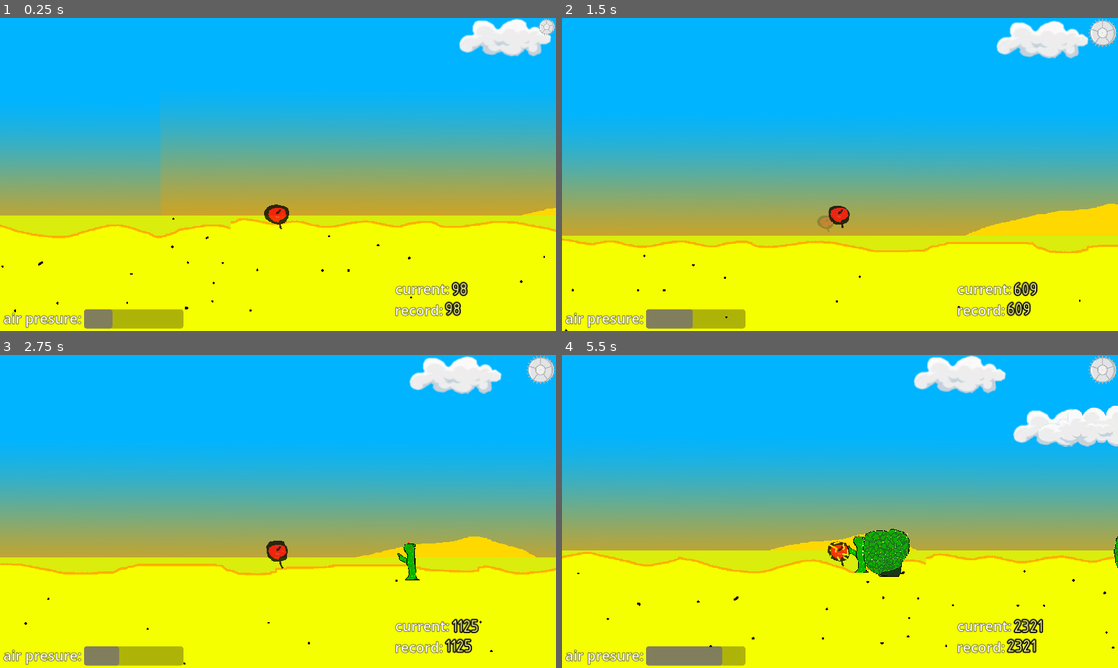
Above: before the commit, frames 1-4 (two rows, left to right).
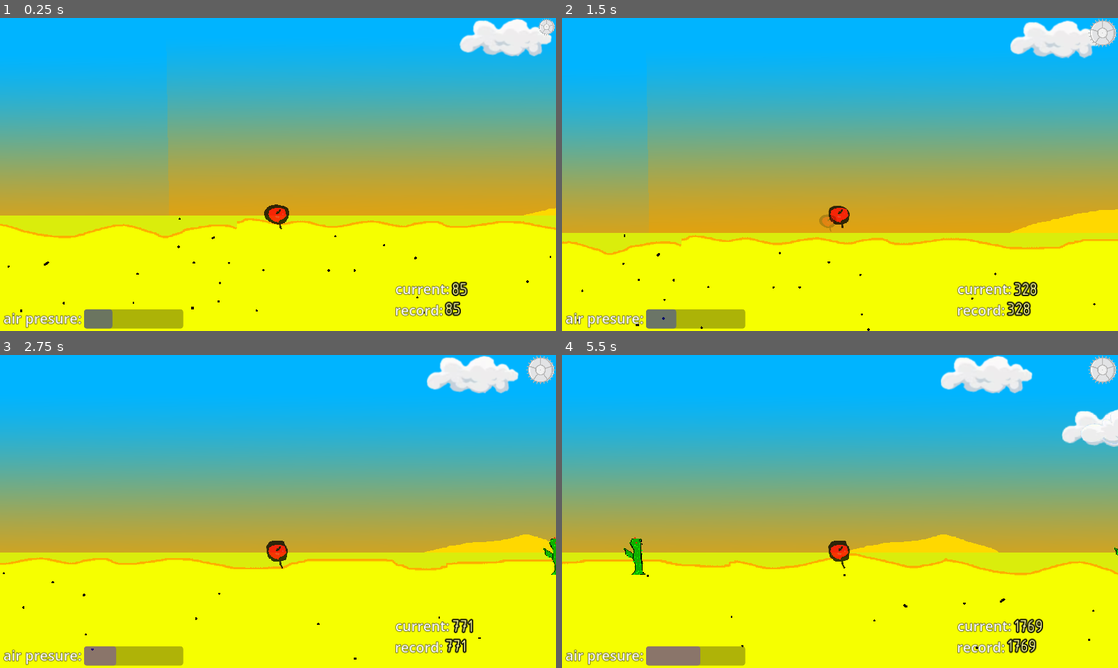
Above: after the commit, the same moments.

Repository: Nazarwadim/Sharik_fly
Game: Godot game, scene res://scenes/game/game.tscn
Two runs of this game, one before a commit and one after it. Both use one fixed random seed, a clock stepped at 60 frames per second and the inputs below. Sound files missing from this copy of the repository are replaced by a short silence.
Inputs (mouse positions are in pixels of both pictures, inside the frame that each line leads up to):
- Up to frame 1 (0.25 s): no input
- Up to frame 2 (1.5 s): click (1106, 27) at 0.5 s; hold Keypad 8 (up) from 1.28 s (still down)
- Up to frame 3 (2.75 s): release Keypad 8 (up) at 2.03 s; hold Keypad 2 (down) from 2.03 s (still down)
- Up to frame 4 (5.5 s): release Keypad 2 (down) at 2.78 s; hold Keypad 8 (up) 2.78-4.28 s; hold Keypad 2 (down) from 4.28 s (still down)

The runs differ from the first frame. In frame 1, 45% of the frame differs, in the area x 0-100%, y 0-96%; in frame 2, 52%, in the area x 0-100%, y 0-100%; in frame 3, 47%; in frame 4, 45%.

Commit message:
Add sounds and restart button

Diff:
--- a/project.godot
+++ b/project.godot
@@ -10,7 +10,7 @@
 
 [application]
 
-config/name="DinoChrom"
+config/name="Sharic_run"
 run/main_scene="res://scenes/game/game.tscn"
 config/features=PackedStringArray("4.1", "GL Compatibility")
 config/icon="res://icon.svg"
--- a/scenes/Level/Clouds/cloud.gd
+++ b/scenes/Level/Clouds/cloud.gd
@@ -3,5 +3,5 @@
 
 
 func _on_visible_on_screen_notifier_2d_screen_exited():
-	await get_tree().create_timer(16)
+	await get_tree().create_timer(16).timeout
 	queue_free()
--- a/scenes/Level/level.gd
+++ b/scenes/Level/level.gd
@@ -5,8 +5,7 @@
 signal on_kaktus_generate
 signal on_cloud_generate
 
-func _ready() -> void:
-	RandomNumberGenerator.new()
+
 
 func on_generate_timer_timeout() -> void:
 	$Kaktuses_generator/Timer.wait_time = kaktuses_generation_frequency_distance / player.speed
@@ -23,3 +22,8 @@
 func _on_player_on_died():
 	$Cloud_Paralax/Timer.stop()
 	$Kaktuses_generator/Timer.stop()
+
+
+func _on_player_on_restart():
+	$Cloud_Paralax/Timer.start()
+	$Kaktuses_generator/Timer.start()
--- a/scenes/Level/level.tscn
+++ b/scenes/Level/level.tscn
@@ -34,13 +34,12 @@
 
 [node name="TextureRect" type="TextureRect" parent="ParallaxBackground/sky_layer"]
 texture_filter = 1
-offset_left = -8.0
-offset_top = -704.0
-offset_right = 2504.0
+offset_left = -10.0
+offset_top = -921.0
+offset_right = 2502.0
 offset_bottom = 232.0
-rotation = -0.00853518
+rotation = -0.0161228
 texture = ExtResource("12_hfnh4")
-metadata/_edit_lock_ = true
 
 [node name="mountain_layer" type="ParallaxLayer" parent="ParallaxBackground"]
 motion_scale = Vector2(0.3, 0.3)
--- a/scenes/Player/AirPresure.gd
+++ b/scenes/Player/AirPresure.gd
@@ -4,7 +4,7 @@
 @export var ball:Player
 
 func _physics_process(delta) -> void:
-	if ball.air_presure < 0:
+	if ball.air_presure <= 0:
 		block_airpresure_up = true
 	if ball.air_presure > 50:
 		block_airpresure_up = false
@@ -17,4 +17,4 @@
 		ball.air_presure = move_toward( ball.air_presure, 100, ball.air_presure_restoration_while_down * delta)
 
 	if ball.current_state == ball.state.up:
-		ball.air_presure -= ball.air_presure_decrease_decrease * delta
+		ball.air_presure -= move_toward( 0 ,ball.air_presure , ball.air_presure_decrease_decrease * delta)
--- a/scenes/Player/AnimationSprite.gd
+++ b/scenes/Player/AnimationSprite.gd
@@ -13,5 +13,3 @@
 		play("down")
 	elif state == ball.state.die:
 		play("die")
-	else:
-		printerr("Error in Player state. You add aditional state!!!! AnimatedSprite.gd 15")
--- /dev/null
+++ b/scenes/Player/Restart.gd
@@ -0,0 +1,22 @@
+extends Node
+var player:Player
+
+func _ready():
+	player = get_parent()
+
+func sharic_restart(continue_to_play:bool = false) -> void:
+	player.change_state( -1 )
+	player.process_mode = Node.PROCESS_MODE_INHERIT
+	player.visible = true
+	player.on_restart.emit()
+	continue_() if continue_to_play else restart()
+
+func restart():
+	player.air_presure = 20
+	player.speed = player.start_speed
+	player.speed_increase = player.start_speed_increase
+
+func continue_():
+	var tween = get_tree().create_tween()
+	# In development...
+	pass
--- /dev/null
+++ b/scenes/Player/SoundControler.gd
@@ -0,0 +1,24 @@
+extends Node
+
+func _on_player_on_state_changed(state):
+	var player:Player = get_parent()
+	if state == player.state.idle:
+		$UpSound.stop()
+		$DownSound.pitch_scale = $DownSound.stream.get_length() / (100 / player.air_presure_restoration)
+		$DownSound.play(abs( $DownSound.stream.get_length() * player.air_presure / 100 - 0.1 ))
+
+	elif state == player.state.down:
+		$UpSound.stop()
+		$DownSound.pitch_scale = $DownSound.stream.get_length() / (100 / player.air_presure_restoration_while_down)
+		$DownSound.play(abs($DownSound.stream.get_length() * player.air_presure / 100 - 0.1 ))
+
+	elif state == player.state.up:
+		$DownSound.stop()
+		$UpSound.pitch_scale = $UpSound.stream.get_length() / ( 100 / player.air_presure_decrease_decrease)
+		$UpSound.play( abs( $UpSound.stream.get_length() * (100 - player.air_presure) / 100 - 0.1 ) )
+
+	elif state == player.state.die:
+		$DownSound.stop()
+		$UpSound.stop()
+		$LopnuvSound.pitch_scale = randf_range(0.8, 1.2)
+		$LopnuvSound.play()
--- a/scenes/Player/player.gd
+++ b/scenes/Player/player.gd
@@ -1,16 +1,20 @@
 extends Area2D
 class_name Player
-@export var speed:float = 200
-@export var speed_increase:float = 1
+@export var start_speed:float = 200
+@export var start_speed_increase:float = 1
 @export var move_toward_y:float
 @export var air_presure:float = 20
 @export var air_presure_restoration:float = 30
 @export var air_presure_restoration_while_down:float = 40
 @export var air_presure_decrease_decrease:float = 70
-@onready var velocity = Vector2(speed, 0)
+@onready var velocity = Vector2(start_speed, 0)
 signal on_state_changed(state:state)
 signal on_died
-var current_state:state
+signal on_restart
+@onready var speed = start_speed
+@onready var speed_increase = start_speed_increase
+
+var current_state:state = -1
 var high_score:int
 
 enum state{
@@ -19,6 +23,10 @@
 	down,
 	die
 }
+
+
+func _ready():
+	change_state(state.idle)
 
 func _physics_process(delta) -> void:
 	if current_state == state.die:
@@ -35,6 +43,9 @@
 		current_state = state_
 		on_state_changed.emit(current_state)
 
+func restart(continue_to_play:bool):
+	$Restart.sharic_restart( continue_to_play )
+
 func save():
 	var save_dict ={
 		"high_score": high_score
--- a/scenes/Player/player.tscn
+++ b/scenes/Player/player.tscn
@@ -15,17 +15,22 @@
 [ext_resource type="Script" path="res://scenes/Player/ScoreController.gd" id="13_p4jpy"]
 [ext_resource type="Material" uid="uid://c6qnslof7wkc4" path="res://materials/Player.tres" id="14_qkv5y"]
 [ext_resource type="Script" path="res://scenes/Player/Particles.gd" id="15_hjkr4"]
+[ext_resource type="Script" path="res://scenes/Player/Restart.gd" id="16_p4mkh"]
+[ext_resource type="AudioStream" uid="uid://c8qrx1j46akn4" path="res://sounds/lopnuv.mp3" id="17_6i8gm"]
+[ext_resource type="Script" path="res://scenes/Player/SoundControler.gd" id="17_7dd3l"]
+[ext_resource type="AudioStream" uid="uid://cuavehukfnek2" path="res://sounds/zduvsi.mp3" id="19_atpgr"]
+[ext_resource type="AudioStream" uid="uid://byhtoqv01jn6i" path="res://sounds/zduvsi reverse.mp3" id="20_apd8t"]
 
 [sub_resource type="SpriteFrames" id="SpriteFrames_kr475"]
 animations = [{
 "frames": [{
-"duration": 1.0,
+"duration": 0.5,
 "texture": ExtResource("2_linoh")
 }, {
-"duration": 0.5,
+"duration": 0.25,
 "texture": ExtResource("3_g40jq")
 }, {
-"duration": 0.5,
+"duration": 0.2,
 "texture": ExtResource("4_5tuor")
 }],
 "loop": true,
@@ -69,13 +74,14 @@
 [node name="Player" type="Area2D"]
 modulate = Color(1, 1, 1, 0.772549)
 script = ExtResource("1_7fqlr")
-speed_increase = 10.0
 metadata/_edit_group_ = true
 
 [node name="AnimatedSprite2D" type="AnimatedSprite2D" parent="."]
 texture_filter = 1
 sprite_frames = SubResource("SpriteFrames_kr475")
-animation = &"idle"
+animation = &"die"
+frame = 2
+frame_progress = 0.139585
 script = ExtResource("9_fw8pp")
 
 [node name="CollisionPolygon2D" type="CollisionPolygon2D" parent="."]
@@ -97,6 +103,7 @@
 ball = NodePath("..")
 
 [node name="GPUParticles2D" type="GPUParticles2D" parent="."]
+scale = Vector2(1, 1.36346)
 amount = 2
 process_material = ExtResource("14_qkv5y")
 texture = ExtResource("3_egrak")
@@ -104,6 +111,25 @@
 trail_enabled = true
 script = ExtResource("15_hjkr4")
 
+[node name="Restart" type="Node" parent="."]
+script = ExtResource("16_p4mkh")
+
+[node name="SoundControler" type="Node" parent="."]
+script = ExtResource("17_7dd3l")
+
+[node name="LopnuvSound" type="AudioStreamPlayer" parent="SoundControler"]
+stream = ExtResource("17_6i8gm")
+mix_target = 2
+
+[node name="UpSound" type="AudioStreamPlayer" parent="SoundControler"]
+stream = ExtResource("19_atpgr")
+volume_db = -15.0
+
+[node name="DownSound" type="AudioStreamPlayer" parent="SoundControler"]
+stream = ExtResource("20_apd8t")
+volume_db = -15.0
+
 [connection signal="area_entered" from="." to="Entered_kaktus" method="_on_player_area_entered"]
 [connection signal="on_state_changed" from="." to="AnimatedSprite2D" method="_on_player_on_state_changed"]
 [connection signal="on_state_changed" from="." to="GPUParticles2D" method="_on_player_on_state_changed"]
+[connection signal="on_state_changed" from="." to="SoundControler" method="_on_player_on_state_changed"]
--- a/scenes/Player/Сontrol_of_physics.gd
+++ b/scenes/Player/Сontrol_of_physics.gd
@@ -2,6 +2,7 @@
 @export var ball:Player
 
 func _physics_process(delta) -> void:
+
 	ball.speed += ball.speed_increase * delta
 
 	if ball.current_state == ball.state.idle:
@@ -16,5 +17,5 @@
 	elif ball.current_state == ball.state.up:
 		ball.velocity.y = -0.5 * ball.velocity.x
 
+	ball.position += ball.velocity * delta
 	ball.position.y = clampf(ball.position.y, -1000, 0)
-	ball.position += ball.velocity * delta
--- /dev/null
+++ b/scenes/UI/Tools/AirBar.gd
@@ -0,0 +1,8 @@
+extends ProgressBar
+
+
+func _on_value_changed(value):
+	if value < 30:
+		modulate = Color(1/value, 0.094 , value/30 )
+	else:
+		modulate = Color(0.325, 0.094, 1)
--- a/scenes/UI/Tools/SettingsButton.gd
+++ b/scenes/UI/Tools/SettingsButton.gd
@@ -16,3 +16,8 @@
 	tween.tween_property(self, "size", Vector2(60,60),0.2)
 	tween.tween_property(self, "position", Vector2(1090,1),0.2)
 	tween.play()
+
+
+
+func _on_pressed():
+	get_parent().get_parent().restart_button_clicked.emit()
--- a/scenes/UI/control/ButtonDown.gd
+++ b/scenes/UI/control/ButtonDown.gd
@@ -1,4 +1,4 @@
-extends Button
+extends TouchScreenButton
 
 func _on_button_down():
 	Input.action_press("down")
--- a/scenes/UI/control/ButtonUp.gd
+++ b/scenes/UI/control/ButtonUp.gd
@@ -1,8 +1,4 @@
-extends Button
-
-
-
-
+extends TouchScreenButton
 
 func _on_button_down():
 	Input.action_press("up")
--- a/scenes/UI/ui.gd
+++ b/scenes/UI/ui.gd
@@ -1,7 +1,7 @@
 extends CanvasLayer
 class_name UI
-signal restart_button_clicked
-signal start_menu_button_clicked
+signal restart_button_clicked()
+signal start_menu_button_clicked()
 @export var game:Game
 @export var player:Player
 
--- a/scenes/UI/ui.tscn
+++ b/scenes/UI/ui.tscn
@@ -1,8 +1,9 @@
-[gd_scene load_steps=10 format=3 uid="uid://bgtietayb8gpk"]
+[gd_scene load_steps=15 format=3 uid="uid://bgtietayb8gpk"]
 
 [ext_resource type="Script" path="res://scenes/UI/ui.gd" id="1_u0qht"]
 [ext_resource type="Script" path="res://scenes/UI/Tools/Score.gd" id="2_80xu8"]
 [ext_resource type="LabelSettings" uid="uid://b63h4jabqxvhq" path="res://fonts/label_settings_for_score.tres" id="2_bvo4i"]
+[ext_resource type="Script" path="res://scenes/UI/Tools/AirBar.gd" id="2_qmmkx"]
 [ext_resource type="Script" path="res://scenes/UI/control/ButtonUp.gd" id="2_qn8aw"]
 [ext_resource type="Texture2D" uid="uid://nll72mo2g1u2" path="res://assets/svg_icons/settings-cogwheel-svgrepo-com.svg" id="2_r2tdx"]
 [ext_resource type="Script" path="res://scenes/UI/Tools/SettingsButton.gd" id="4_8jxon"]
@@ -14,6 +15,16 @@
 outline_color = Color(0, 0, 0, 1)
 
 [sub_resource type="Shortcut" id="Shortcut_3mfom"]
+
+[sub_resource type="Gradient" id="Gradient_8hfbq"]
+
+[sub_resource type="GradientTexture1D" id="GradientTexture1D_tjqd1"]
+gradient = SubResource("Gradient_8hfbq")
+
+[sub_resource type="Gradient" id="Gradient_i4exs"]
+
+[sub_resource type="GradientTexture1D" id="GradientTexture1D_v8gb0"]
+gradient = SubResource("Gradient_i4exs")
 
 [node name="UI" type="CanvasLayer"]
 process_mode = 3
@@ -31,15 +42,17 @@
 offset_bottom = 40.0
 
 [node name="AirBar" type="ProgressBar" parent="Tools/Air"]
-modulate = Color(0.239216, 0.172549, 0.882353, 1)
+modulate = Color(0.372549, 0.0470588, 1, 1)
 layout_mode = 0
 offset_left = 174.0
 offset_top = 603.0
 offset_right = 380.0
 offset_bottom = 643.0
+scale = Vector2(0.998417, 1)
 value = 20.0
 rounded = true
 show_percentage = false
+script = ExtResource("2_qmmkx")
 
 [node name="Label" type="Label" parent="Tools/Air"]
 layout_mode = 0
@@ -51,7 +64,7 @@
 label_settings = SubResource("LabelSettings_0ygfx")
 
 [node name="Score" type="Control" parent="Tools"]
-anchors_preset = 0
+layout_mode = 1
 offset_right = 40.0
 offset_bottom = 40.0
 script = ExtResource("2_80xu8")
@@ -112,29 +125,25 @@
 offset_bottom = 652.0
 metadata/_edit_lock_ = true
 
-[node name="ButtonUp" type="Button" parent="Control"]
+[node name="ButtonUp" type="TouchScreenButton" parent="Control"]
 modulate = Color(1, 1, 1, 0)
-layout_mode = 0
-offset_left = -2.0
-offset_top = 67.0
-offset_right = 1149.0
-offset_bottom = 399.0
+position = Vector2(0, -21)
+scale = Vector2(4.49609, 295)
+texture_normal = SubResource("GradientTexture1D_tjqd1")
 script = ExtResource("2_qn8aw")
-metadata/_edit_lock_ = true
 
-[node name="ButtonDown" type="Button" parent="Control"]
+[node name="ButtonDown" type="TouchScreenButton" parent="Control"]
 modulate = Color(1, 1, 1, 0)
-layout_mode = 0
-offset_left = 1.0
-offset_top = 416.0
-offset_right = 1148.0
-offset_bottom = 646.0
+position = Vector2(9.53674e-07, 275)
+scale = Vector2(4.49609, 304)
+texture_normal = SubResource("GradientTexture1D_v8gb0")
 script = ExtResource("6_wv5ak")
-metadata/_edit_lock_ = true
 
+[connection signal="value_changed" from="Tools/Air/AirBar" to="Tools/Air/AirBar" method="_on_value_changed"]
 [connection signal="button_down" from="Tools/SettingsButton" to="Tools/SettingsButton" method="_on_button_down"]
 [connection signal="button_up" from="Tools/SettingsButton" to="Tools/SettingsButton" method="_on_button_up"]
-[connection signal="button_down" from="Control/ButtonUp" to="Control/ButtonUp" method="_on_button_down"]
-[connection signal="button_up" from="Control/ButtonUp" to="Control/ButtonUp" method="_on_button_up"]
-[connection signal="button_down" from="Control/ButtonDown" to="Control/ButtonDown" method="_on_button_down"]
-[connection signal="button_up" from="Control/ButtonDown" to="Control/ButtonDown" method="_on_button_up"]
+[connection signal="pressed" from="Tools/SettingsButton" to="Tools/SettingsButton" method="_on_pressed"]
+[connection signal="pressed" from="Control/ButtonUp" to="Control/ButtonUp" method="_on_button_down"]
+[connection signal="released" from="Control/ButtonUp" to="Control/ButtonUp" method="_on_button_up"]
+[connection signal="pressed" from="Control/ButtonDown" to="Control/ButtonDown" method="_on_button_down"]
+[connection signal="released" from="Control/ButtonDown" to="Control/ButtonDown" method="_on_button_up"]
--- a/scenes/game/game.gd
+++ b/scenes/game/game.gd
@@ -1,17 +1,21 @@
 extends Node
 class_name Game
+
+func _ready():
+	randomize()
+
 func _physics_process(delta) -> void:
 	var value = $Player.air_presure
 	$UI.set_presure_value( value )
 
+func restart(continue_to_play:bool = false):
+	$Player.restart(continue_to_play)
+	$Player.position = $StartPosition.position
+	get_tree().call_group("kaktuses", "queue_free")
+	get_tree().call_group("clouds", "queue_free")
 
-func _on_player_on_died():
-	pass;
-
-
-
-func save_game():
-	var save_game = FileAccess.open("user://savegame.save", FileAccess.WRITE)
+func save_game() -> void:
+	var save_game_ = FileAccess.open("user://savegame.save", FileAccess.WRITE)
 	var player = $Player
 
 	if player.scene_file_path.is_empty():
@@ -24,7 +28,7 @@
 
 	var node_data = player.call("save")
 	var json_string = JSON.stringify(node_data)
-	save_game.store_line(json_string)
+	save_game_.store_line(json_string)
 
 func load_game():
 	if not FileAccess.file_exists("user://savegame.save"):
@@ -52,3 +56,7 @@
 
 func _on_tree_entered():
 	load_game()
+
+
+func _on_ui_restart_button_clicked():
+	restart()
--- a/scenes/game/game.tscn
+++ b/scenes/game/game.tscn
@@ -11,13 +11,15 @@
 [node name="Player" parent="." instance=ExtResource("1_ssd4v")]
 position = Vector2(-2, -2)
 scale = Vector2(0.6, 0.6)
-speed = 400.0
+start_speed = 350.0
+start_speed_increase = 4.0
 
 [node name="Camera2D" type="Camera2D" parent="Player"]
 position = Vector2(0, -150)
 
 [node name="Level" parent="." node_paths=PackedStringArray("player") instance=ExtResource("2_6hhgd")]
 player = NodePath("../Player")
+kaktuses_generation_frequency_distance = 600.0
 metadata/_edit_lock_ = true
 
 [node name="UI" parent="." node_paths=PackedStringArray("game", "player") instance=ExtResource("4_g2pyl")]
@@ -28,5 +30,6 @@
 
 [connection signal="tree_entered" from="." to="." method="_on_tree_entered"]
 [connection signal="tree_exiting" from="." to="." method="_on_tree_exiting"]
-[connection signal="on_died" from="Player" to="." method="_on_player_on_died"]
 [connection signal="on_died" from="Player" to="Level" method="_on_player_on_died"]
+[connection signal="on_restart" from="Player" to="Level" method="_on_player_on_restart"]
+[connection signal="restart_button_clicked" from="UI" to="." method="_on_ui_restart_button_clicked"]
Not shown: 1 places in scenes/Player/player.tscn that only renumber resources
Not shown, added: sounds/lopnuv.mp3.import
Not shown, added: sounds/zduvsi reverse.mp3.import
Not shown, added: sounds/zduvsi.mp3.import
Not shown, added: sounds/lopnuv.mp3
Not shown, added: sounds/zduvsi reverse.mp3
Not shown, added: sounds/zduvsi.mp3
